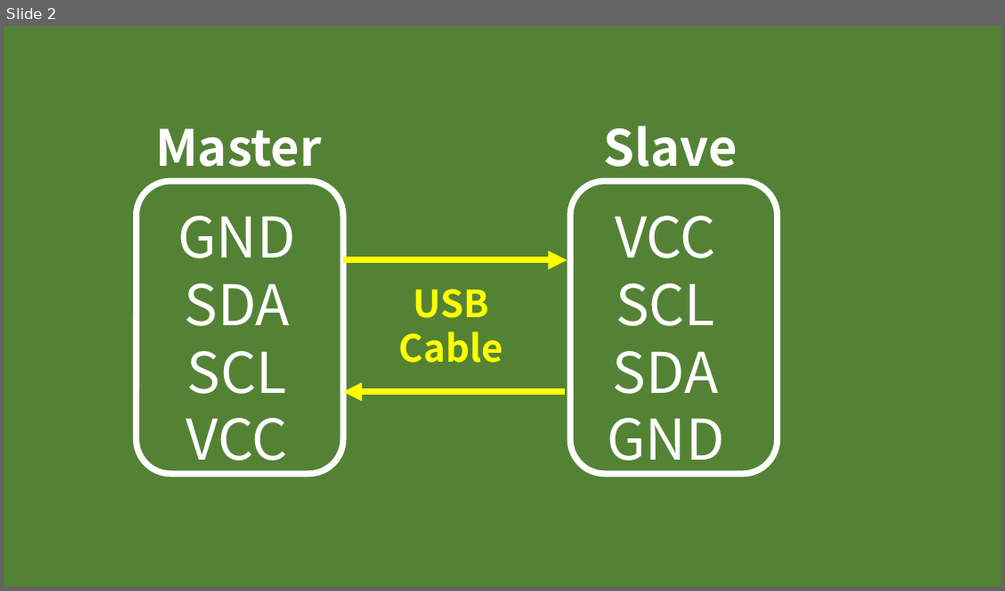
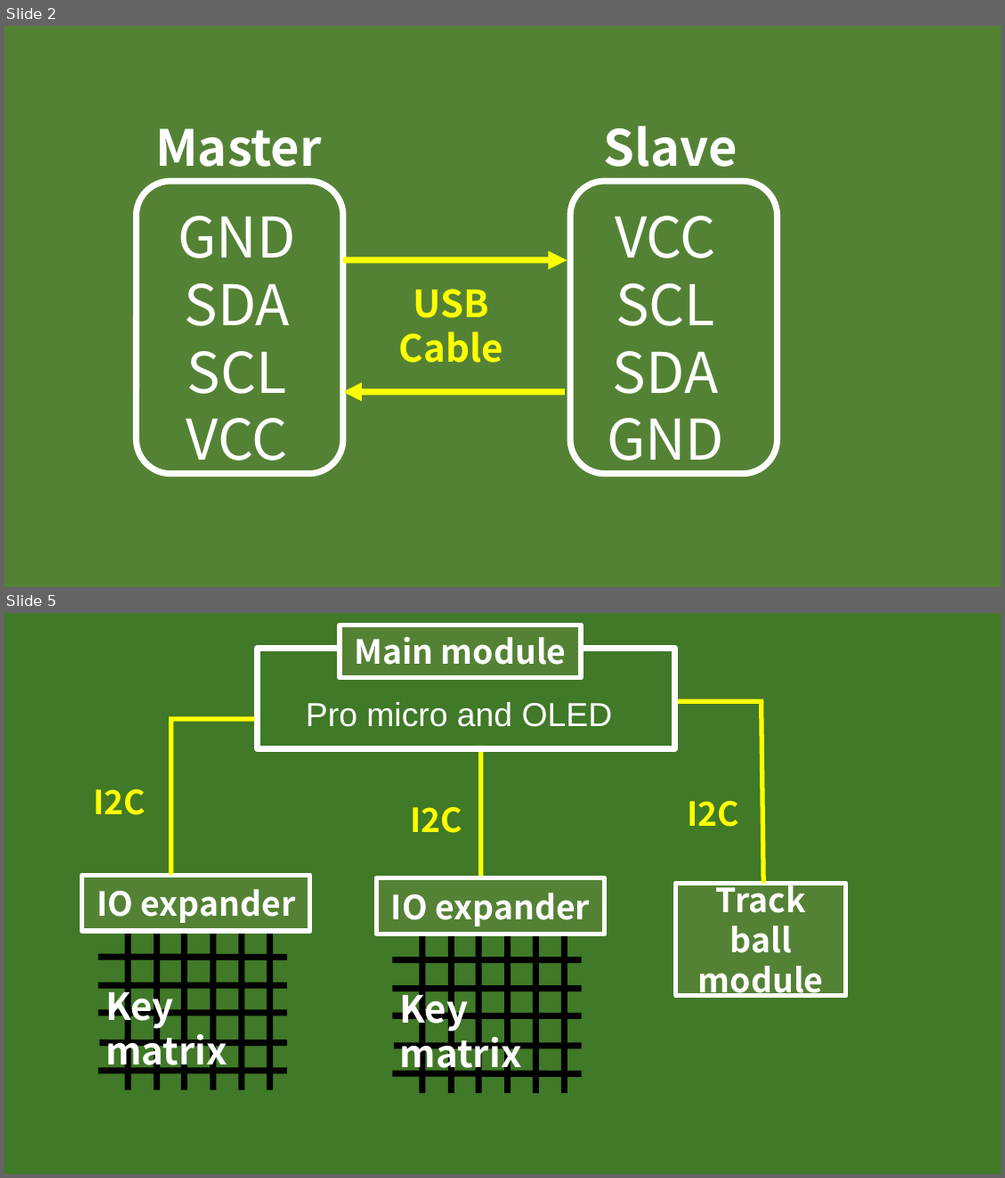
Before and after one commit to Hiroki-Goto/ori_keyboard, a slide deck: photo/figure.pptx. Shown one above the other, each under a label of ours: slide 2 before the commit, slides 2 and 5 after it; the slides between them are not shown. The pictures are 1005x591 and 1005x1178 pixels, drawn with LibreOffice and Linux fonts; fonts in the diff are those of the drawing. Boxes give left, top, right and bottom in pixels: in the first picture for what was removed or moved away, otherwise in the second. Text is boxed around its words. In the diff, an @@ line names an element or a change of style, - is before the commit and + after.

```diff
--- a/photo/figure.pptx
+++ b/photo/figure.pptx
@@ slide 5 added at <box>4,613,1001,1174</box>, background #407927 @@
@@ rectangle added at <box>340,625,582,678</box>, fill #548235, outline #FFFFFF 4.51 pt, 32 pt, text #FFFFFF, bold @@
+Main module
@@ rectangle added at <box>258,648,676,748</box>, outline #FFFFFF 6.01 pt @@
@@ line added from (254, 719) to (169, 719), #FFFF00 4.51 pt @@
@@ line added from (171, 875) to (171, 719), #FFFF00 4.51 pt @@
@@ text added at <box>306,702,613,727</box>, 32 pt, text #FFFFFF @@
+Pro micro and OLED
@@ line added from (678, 701) to (764, 701), #FFFF00 4.51 pt @@
@@ line added from (764, 883) to (761, 701), #FFFF00 4.51 pt @@
@@ line added from (481, 877) to (481, 746), #FFFF00 4.51 pt @@
@@ text added at <box>93,789,146,815</box>, 32 pt, text #FFFF00, bold @@
+I2C
@@ text added at <box>410,807,462,833</box>, 32 pt, text #FFFF00, bold @@
+I2C
@@ text added at <box>687,801,739,827</box>, 32 pt, text #FFFF00, bold @@
+I2C
@@ rectangle added at <box>81,875,310,931</box>, fill #548235, outline #FFFFFF 4.51 pt, 32 pt, text #FFFFFF, bold @@
+IO expander
@@ rectangle added at <box>376,877,605,933</box>, fill #548235, outline #FFFFFF 4.51 pt, 32 pt, text #FFFFFF, bold @@
+IO expander
@@ rectangle added at <box>676,883,846,996</box>, fill #548235, outline #FFFFFF 4.51 pt, 32 pt, text #FFFFFF, bold @@
+Track ball
+module
@@ group added at <box>98,915,287,1090</box>: 11 lines @@
@@ group added at <box>393,918,582,1093</box>: 11 lines @@
@@ text added at <box>105,981,227,1074</box>, 36 pt, text #FFFFFF, bold @@
+Key matrix
@@ text added at <box>400,985,522,1077</box>, 36 pt, text #FFFFFF, bold @@
+Key matrix
```
Also in this commit, not shown: 3 other slides changed, 3 other files.
